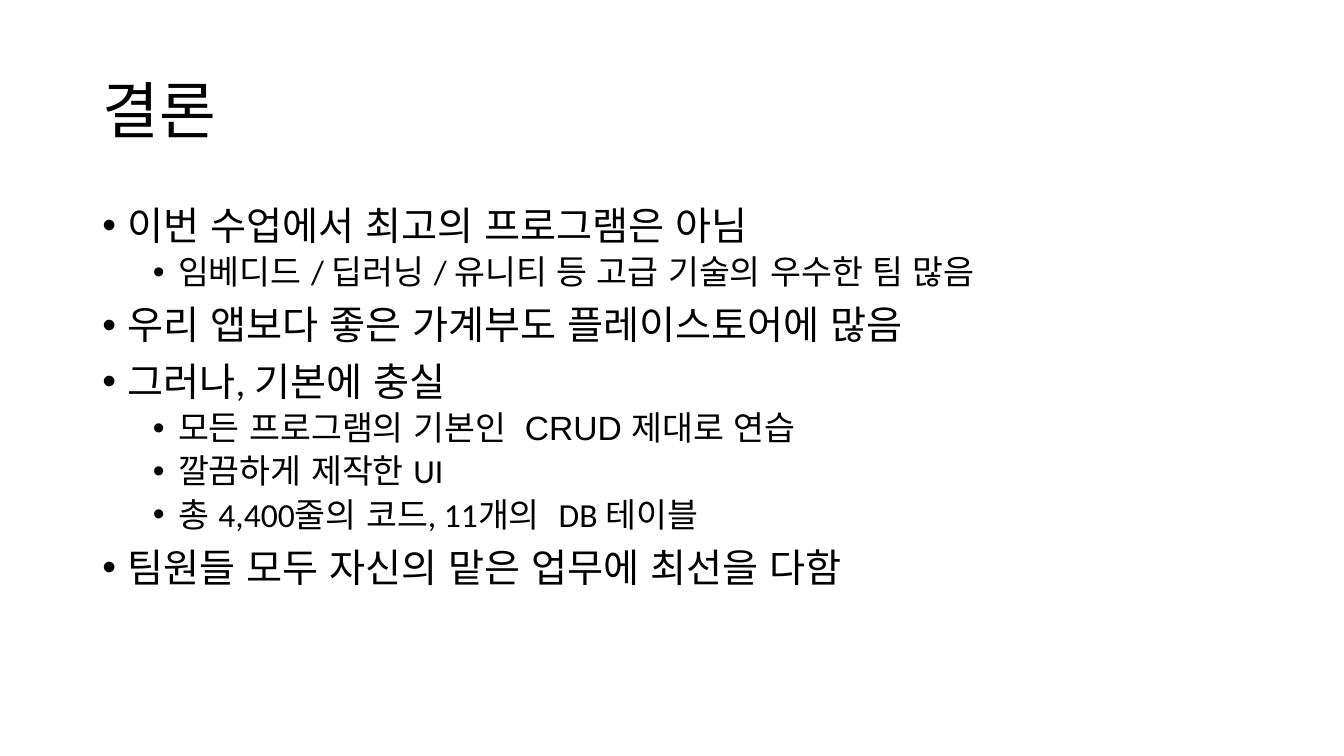
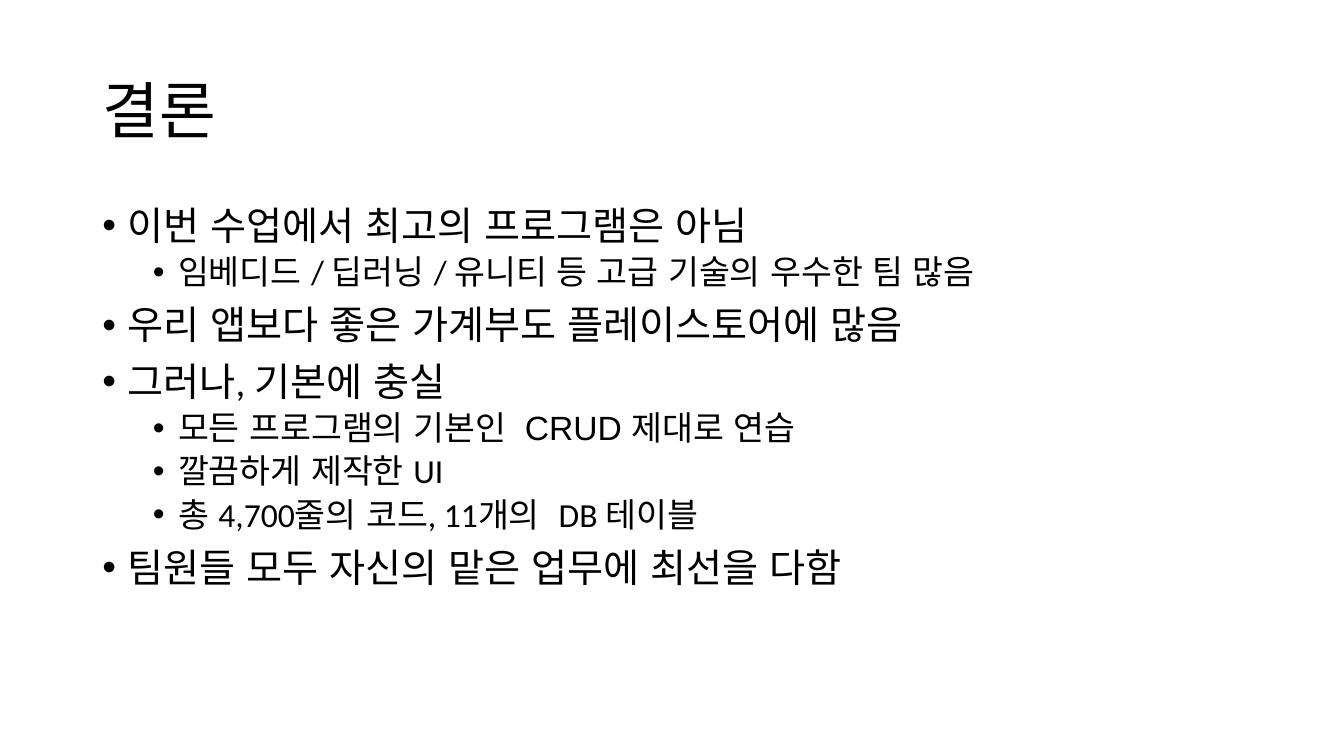
Before and after one commit to JonJaryongLee/AccountBook, a slide deck: slide 21 of 문서자료/AccountBook_최종발표_PPT.pptx. Drawn at 1344x756 pixels with LibreOffice and Linux fonts; fonts in the diff are those of the drawing. Boxes give left, top, right and bottom in pixels: in the first picture for what was removed or moved away, otherwise in the second. Text is boxed around its words. In the diff, an @@ line names an element or a change of style, - is before the commit and + after.

```diff
--- a/문서자료/AccountBook_최종발표_PPT.pptx
+++ b/문서자료/AccountBook_최종발표_PPT.pptx
@@ text at box(178, 499, 698, 531): text changed @@
-  • 총 4,400줄의 코드, 11개의 DB 테이블
+  • 총 4,700줄의 코드, 11개의 DB 테이블
```
Also in this commit, not shown: 1 other file.
